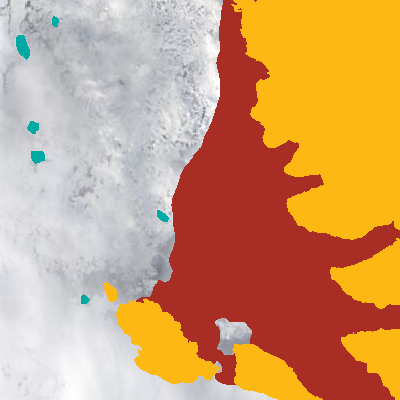
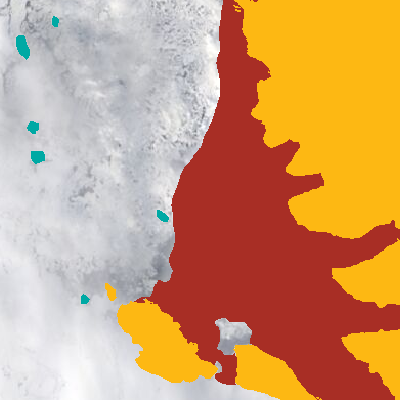
Two versions of the same layered image (400x400). Layer-by-layer changes:
painted on "landmask" over [104, 0, 400, 400]
painted on "landfast ice" over [134, 0, 400, 400]
